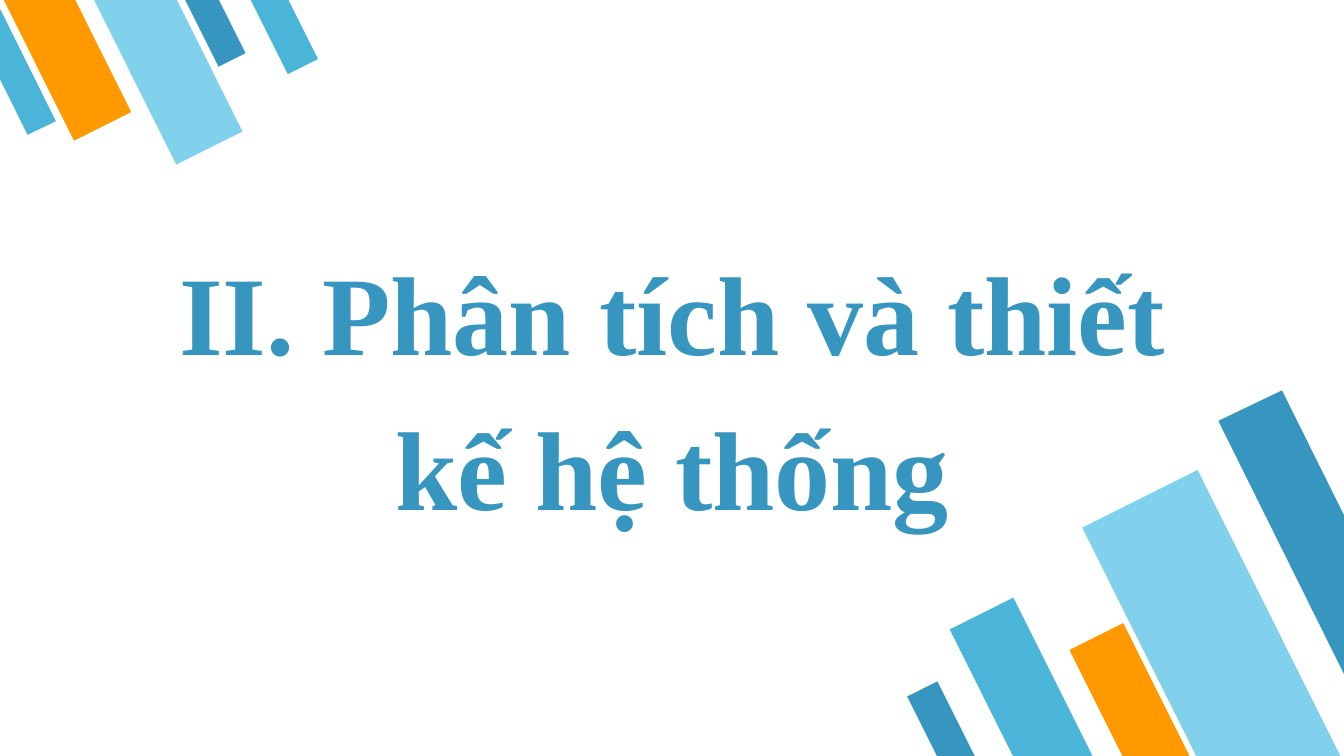
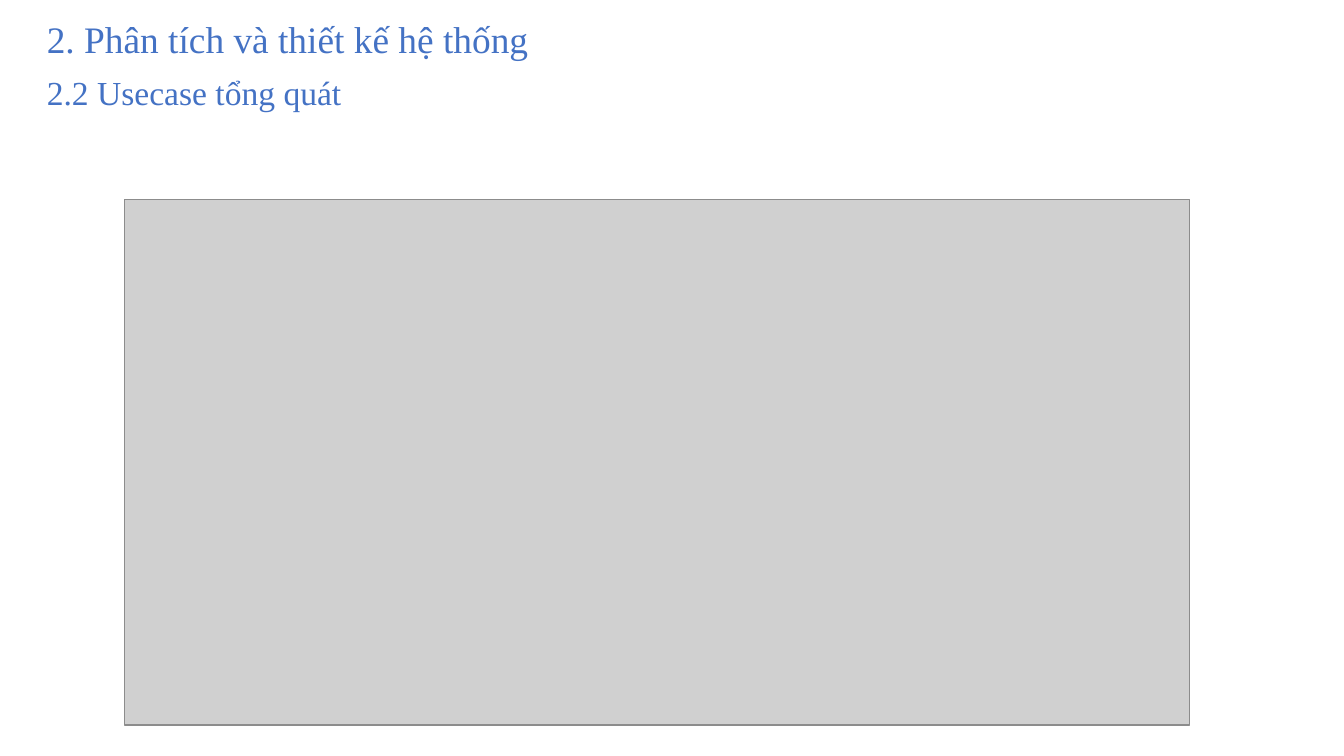
Before and after one commit to PTH-IT/DATN, a slide deck: slide 10 of Baocao/doan.pptx (slide 12 before the commit). Drawn at 1344x756 pixels with LibreOffice and Linux fonts; fonts in the diff are those of the drawing; grey boxes stand for pictures. Boxes give left, top, right and bottom in pixels: in the first picture for what was removed or moved away, otherwise in the second. Text is boxed around its words. In the diff, an @@ line names an element or a change of style, - is before the commit and + after.

```diff
--- a/Baocao/doan.pptx
+++ b/Baocao/doan.pptx
@@ text "2. Phân tích và thiết ..." at (47, 26, 528, 60): vertical alignment middle to top @@
@@ group removed at (0, 0, 318, 164): 4 flow chart manual inputs, 1 freeform shape @@
@@ text at (47, 26, 528, 60): text changed; size 60 to 20 pt; text colour #3796BF to #4472C4; bold off @@
-II. Phân tích và thiết kế hệ thống
+2. Phân tích và thiết kế hệ thống
@@ text added at (47, 80, 342, 112), 18 pt, text #4472C4 @@
+2.2 Usecase tổng quát
@@ picture added at (125, 199, 1191, 724) @@
@@ group removed at (908, 390, 1344, 756): 4 flow chart manual inputs, 1 freeform shape @@
```
Also in this commit, not shown: 8 other slides changed, 8 slides added, 13 slides removed.
